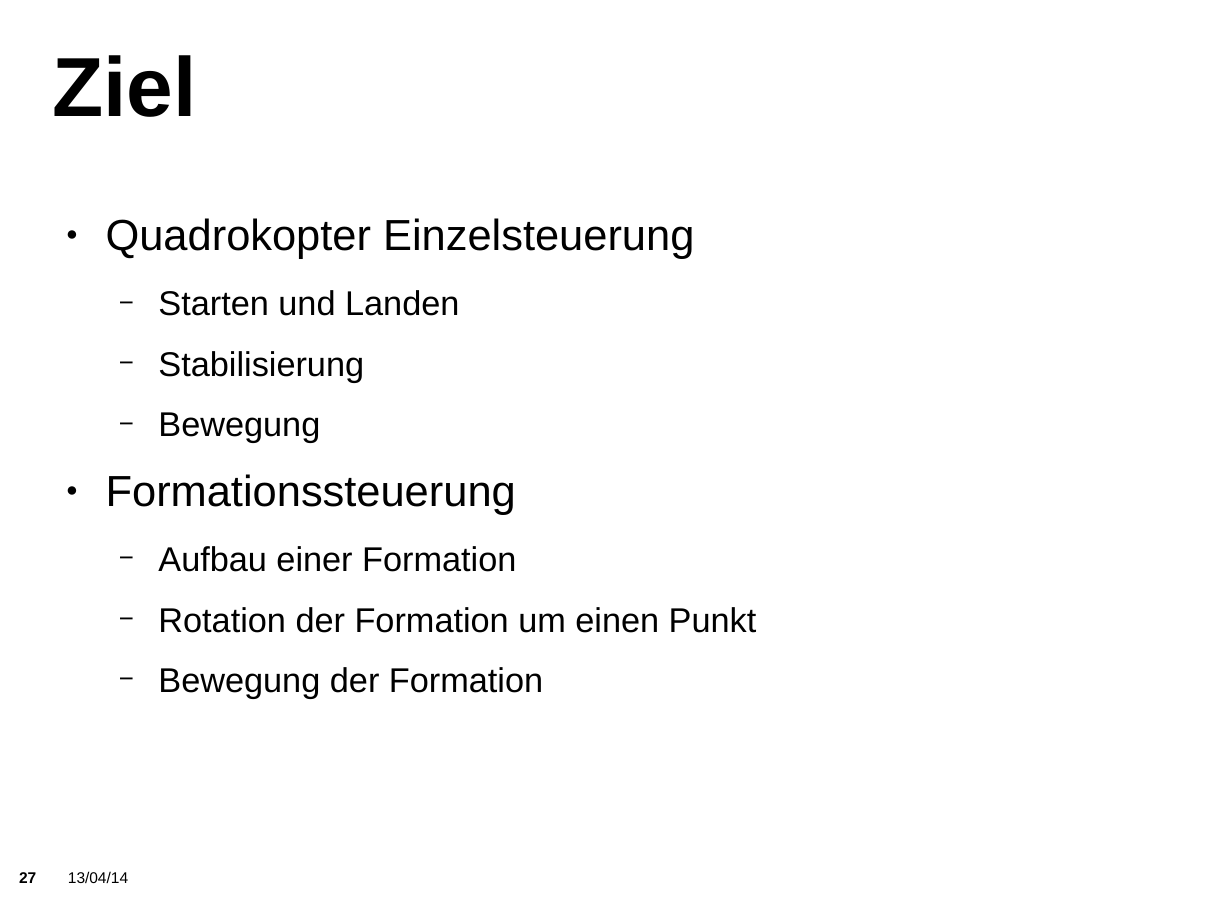
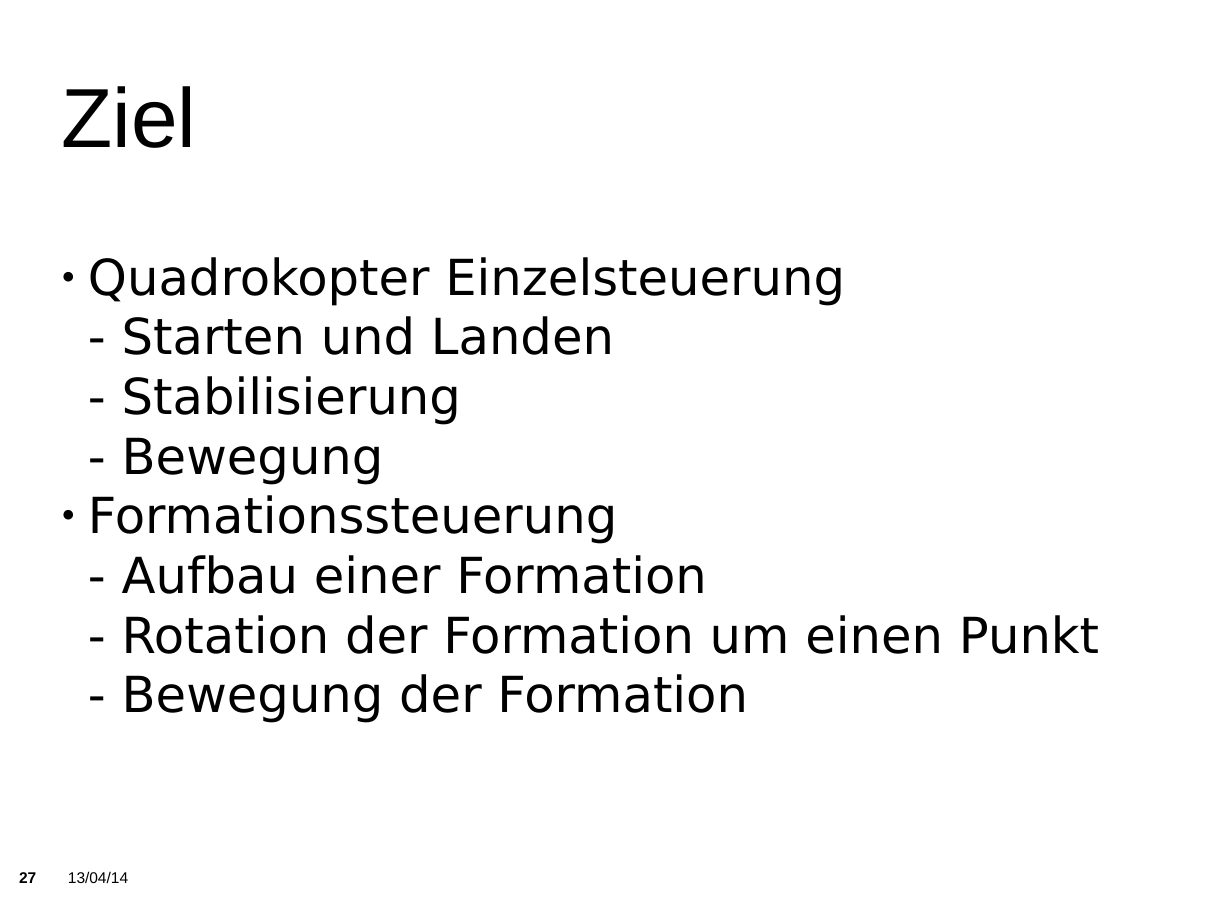
Before and after one commit to KITrokopter/Presentation, a slide deck: slide 27 of PresentationInTotal v0.1.odp. Drawn at 1232x924 pixels with LibreOffice and Linux fonts; fonts in the diff are those of the drawing; background and template pictures are left out. Boxes give left, top, right and bottom in pixels: in the first picture for what was removed or moved away, otherwise in the second. Text is boxed around its words. In the diff, an @@ line names an element or a change of style, - is before the commit and + after.

```diff
--- a/PresentationInTotal v0.1.odp
+++ b/PresentationInTotal v0.1.odp
@@ title "Ziel": place and size @@
-title "Ziel" at (53,55,197,117)
+title "Ziel" at (62,86,197,148)
@@ title "Ziel" at (62,86,197,148): bold off @@
@@ subtitle "Quadrokopter Einzelsteuerung": place and size @@
-subtitle "Quadrokopter Einzelsteuerung" at (106,218,757,699)
+subtitle "Quadrokopter Einzelsteuerung" at (88,257,1099,723)
@@ subtitle "Quadrokopter Einzelsteuerung" at (88,257,1099,723): vertical alignment top to middle @@
@@ subtitle at (88,257,845,544): size 28 to 32 pt, font Arial to DejaVu Sans in "Quadrokopter Einzelsteuerung", "Formationssteuerung"; indent changed; less space between paragraphs @@
@@ subtitle at (122,316,614,485): text changed; size 22.1 to 32 pt; font Arial to DejaVu Sans @@
-  − Starten und Landen
-  − Stabilisierung
-  − Bewegung
+- Starten und Landen
+- Stabilisierung
+- Bewegung
@@ subtitle at (122,555,1099,723): text changed; size 22.1 to 32 pt; font Arial to DejaVu Sans @@
-  − Aufbau einer Formation
-  − Rotation der Formation um einen Punkt
-  − Bewegung der Formation
+- Aufbau einer Formation
+- Rotation der Formation um einen Punkt
+- Bewegung der Formation
```
Also in this commit, not shown: 3 other slides changed, 1 slide added, 1 other file.
